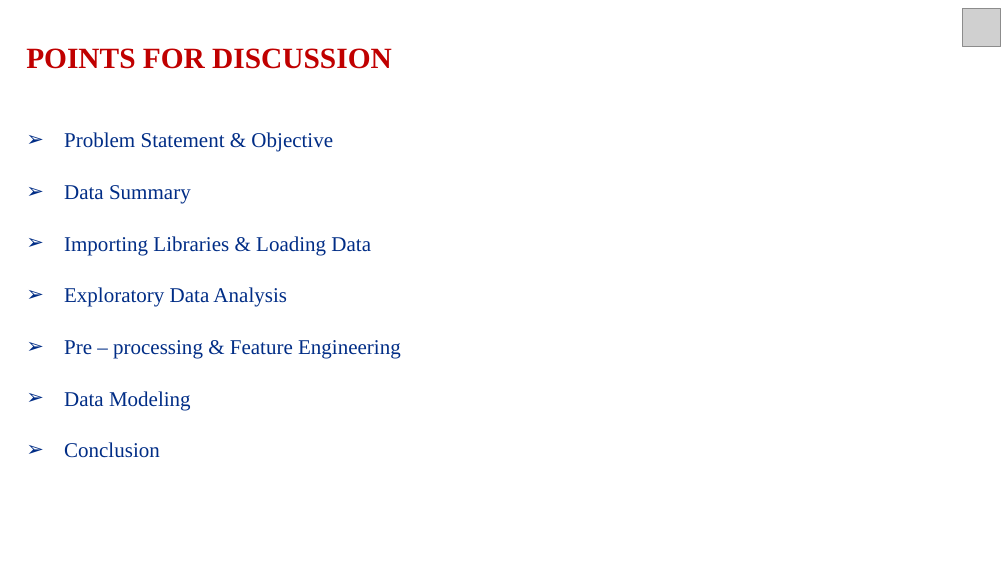
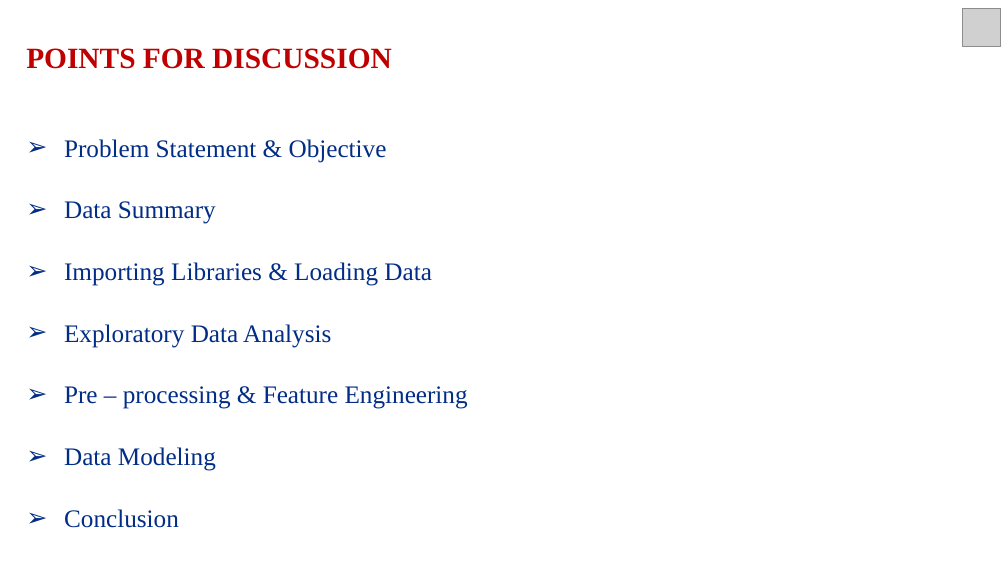
Before and after one commit to vivek16pawar/Retail-Sales-Prediction, a slide deck: slide 2 of Regression_Presentation.pptx. Drawn at 1008x567 pixels with LibreOffice and Linux fonts; fonts in the diff are those of the drawing; grey boxes stand for pictures. Boxes give left, top, right and bottom in pixels: in the first picture for what was removed or moved away, otherwise in the second. Text is boxed around its words. In the diff, an @@ line names an element or a change of style, - is before the commit and + after.

```diff
--- a/Regression_Presentation.pptx
+++ b/Regression_Presentation.pptx
@@ text at [64,139,468,528]: size 20 to 24 pt in "Problem Statement & Objective", "Data Summary", "Importing Libraries & Loading Data", "Exploratory Data Analysis" and 3 more places @@
```
Also in this commit, not shown: 5 other slides changed.
